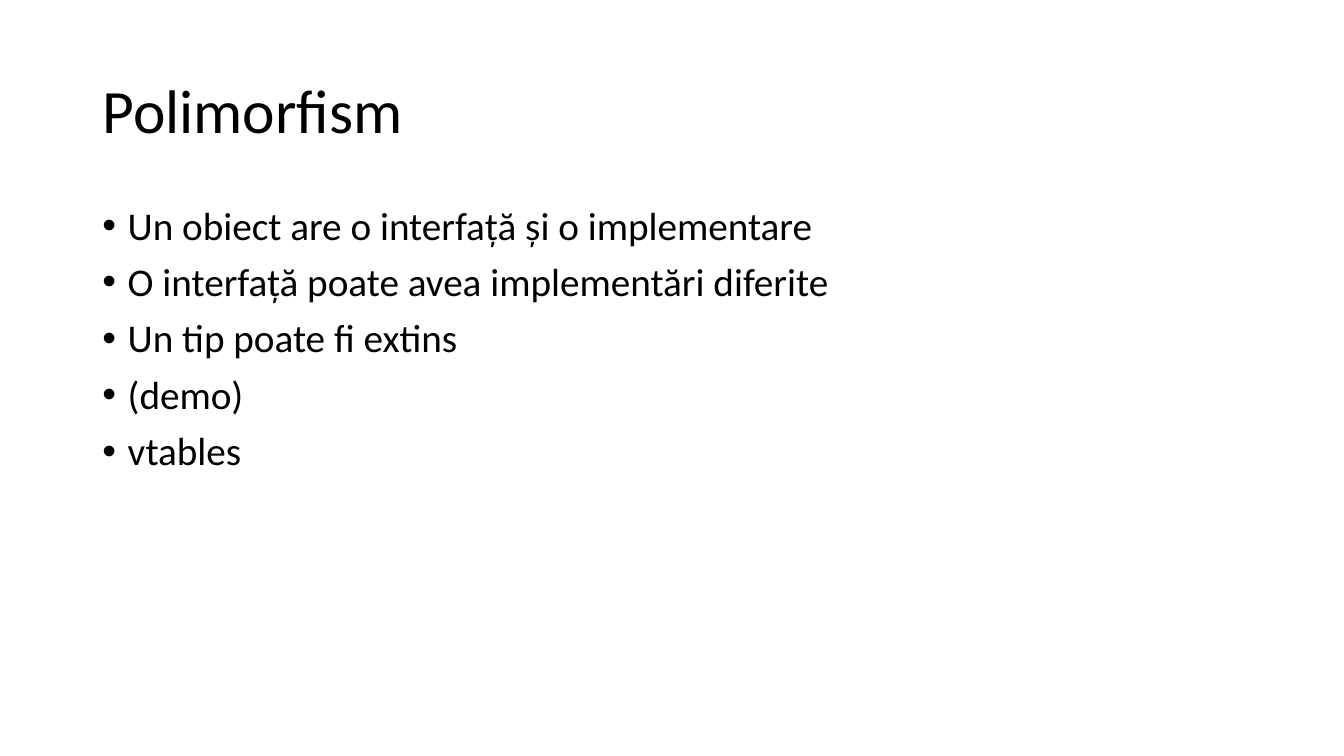
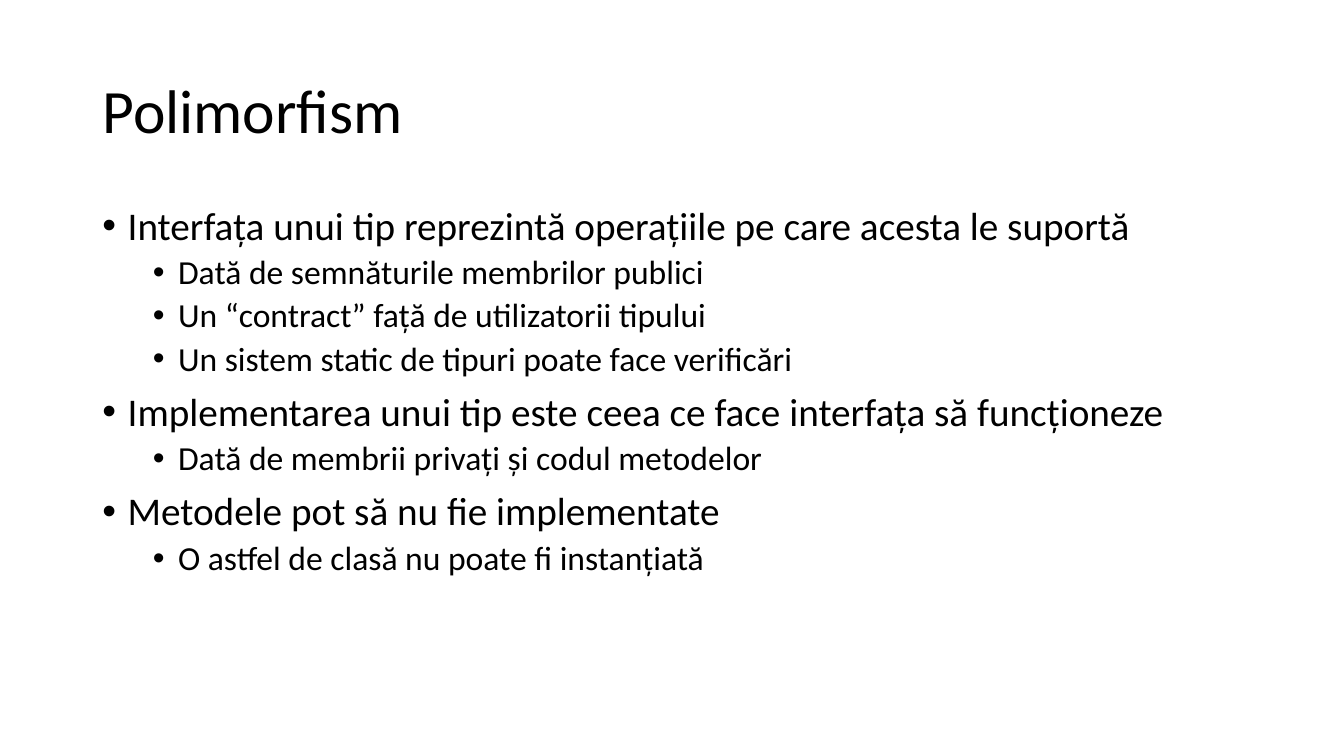
Before and after one commit to lnicola/acpp14, a slide deck: slide 33 of day1/Advanced C++ Day 1.pptx (slide 31 before the commit). Drawn at 1344x756 pixels with LibreOffice and Linux fonts; fonts in the diff are those of the drawing. Boxes give left, top, right and bottom in pixels: in the first picture for what was removed or moved away, otherwise in the second. Text is boxed around its words. In the diff, an @@ line names an element or a change of style, - is before the commit and + after.

```diff
--- a/day1/Advanced C++ Day 1.pptx
+++ b/day1/Advanced C++ Day 1.pptx
@@ text at [128, 212, 1163, 576]: text changed; size 28 to 24 pt @@
-• Un obiect are o interfață și o implementare
-• O interfață poate avea implementări diferite
-• Un tip poate fi extins
-• (demo)
-• vtables
+• Interfața unui tip reprezintă operațiile pe care acesta le suportă
+  • Dată de semnăturile membrilor publici
+  • Un “contract” față de utilizatorii tipului
+  • Un sistem static de tipuri poate face verificări
+• Implementarea unui tip este ceea ce face interfața să funcționeze
+  • Dată de membrii privați și codul metodelor
+• Metodele pot să nu fie implementate
+  • O astfel de clasă nu poate fi instanțiată
```
Also in this commit, not shown: 3 other slides changed, 3 slides added.
